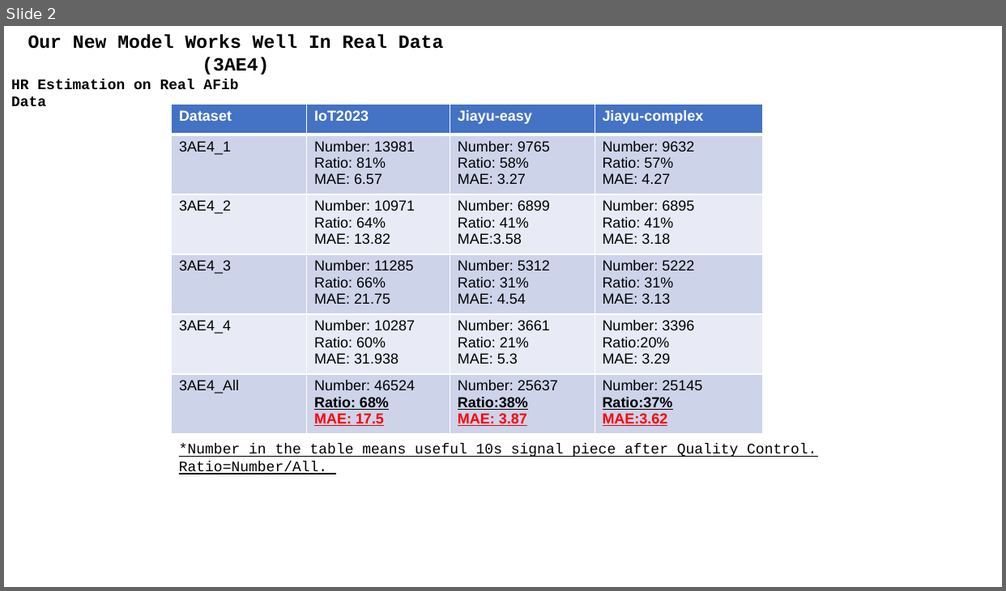
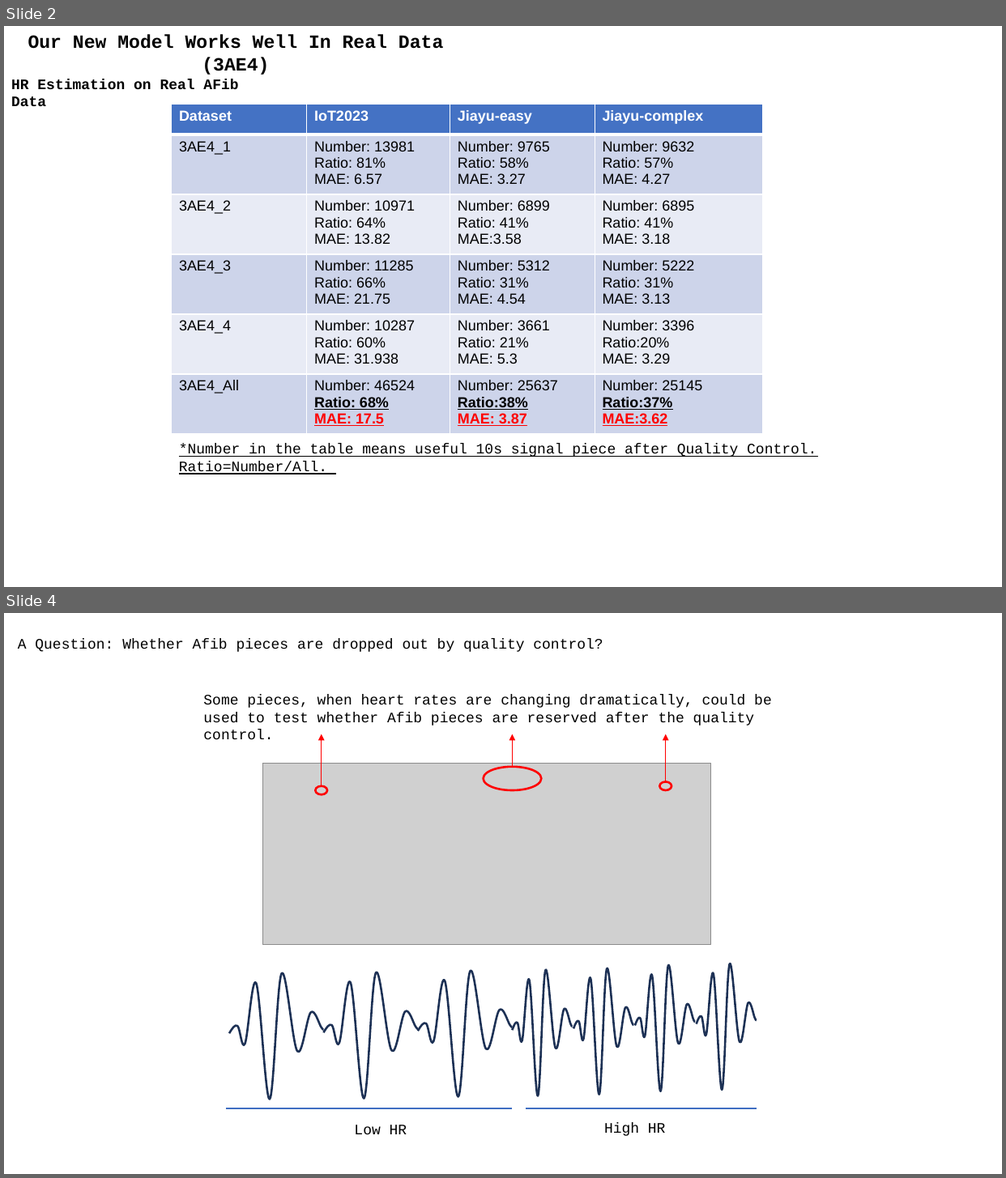
Before and after one commit to A-Big-Tortoise/Presentation, a slide deck: Presentation_0729_JiayuChen.pptx. Shown one above the other, each under a label of ours: slide 2 before the commit, slides 2 and 4 after it; the slides between them are not shown. The pictures are 1006x591 and 1006x1178 pixels, drawn with LibreOffice and Linux fonts; fonts in the diff are those of the drawing; grey boxes stand for pictures. Boxes give left, top, right and bottom in pixels: in the first picture for what was removed or moved away, otherwise in the second. Text is boxed around its words. In the diff, an @@ line names an element or a change of style, - is before the commit and + after.

```diff
--- a/Presentation_0729_JiayuChen.pptx
+++ b/Presentation_0729_JiayuChen.pptx
@@ slide 4 added at box(4, 613, 1002, 1174), background #FFFFFF @@
@@ text added at box(18, 639, 603, 652), 14 pt, text #000000 @@
+A Question: Whether Afib pieces are dropped out by quality control?
@@ text added at box(203, 695, 772, 739), 14 pt, text #000000 @@
+Some pieces, when heart rates are changing dramatically, could be used to test whether Afib pieces are reserved after the quality control.
@@ arrow added from (322, 786) to (322, 735), #FF0000 1 pt @@
@@ arrow added from (513, 766) to (513, 735), #FF0000 1 pt @@
@@ arrow added from (666, 782) to (666, 735), #FF0000 1 pt @@
@@ picture added at box(263, 763, 710, 944) @@
@@ ellipse added at box(484, 766, 542, 790), outline #FF0000 2 pt @@
@@ ellipse added at box(660, 782, 671, 791), outline #FF0000 2 pt @@
@@ ellipse added at box(315, 786, 327, 795), outline #FF0000 2 pt @@
@@ freeform shape added at box(229, 973, 324, 1100), outline #1E3256 2 pt @@
@@ freeform shape added at box(324, 973, 418, 1099), outline #1E3256 2 pt @@
@@ freeform shape added at box(418, 971, 513, 1097), outline #1E3256 2 pt @@
@@ freeform shape added at box(513, 970, 572, 1097), outline #1E3256 2 pt @@
@@ freeform shape added at box(573, 969, 633, 1095), outline #1E3256 2 pt @@
@@ freeform shape added at box(635, 965, 695, 1093), outline #1E3256 2 pt @@
@@ freeform shape added at box(697, 964, 756, 1091), outline #1E3256 2 pt @@
@@ line added from (226, 1110) to (513, 1110), #3F6FC3 1.5 pt @@
@@ line added from (526, 1110) to (756, 1110), #3F6FC3 1.5 pt @@
@@ text added at box(354, 1125, 407, 1135), 14 pt, text #000000 @@
+Low HR
@@ text added at box(604, 1123, 666, 1136), 14 pt, text #000000 @@
+High HR
```
Also in this commit, not shown: 3 slides changed.
